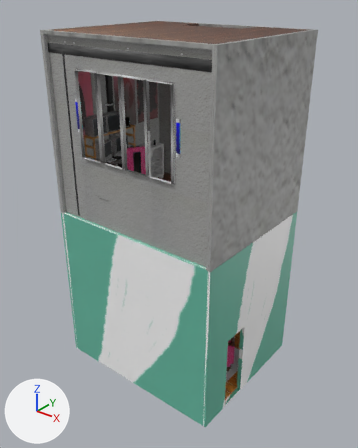
What one commit did to the OBJ model proyecto_2_T/proyecto_2_T/Models/Cuartos.obj.
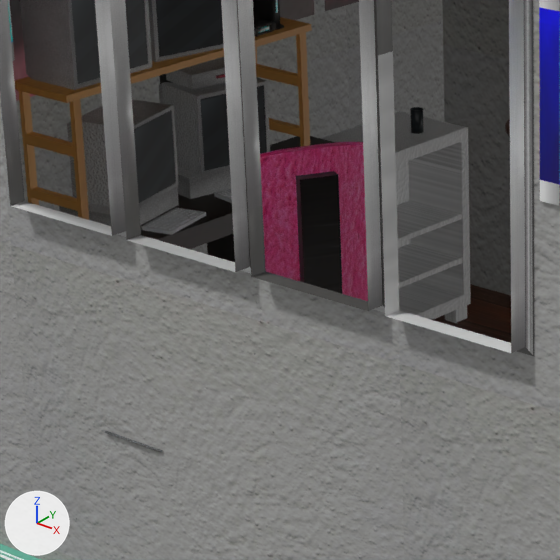
Each version is shown whole from a 50 mm camera at (7.31, -8.99, 9.47) aimed at (0.22, -0.13, 3.98), then close up on the part from 23% to 50% of the width and 27% to 49% of the height. Lighting does not change. The marker at lower left points along +X, +Y and +Z. Where no turn or scale is listed for an object, it has been applied to the vertices.

Before the edit, the objects in view are built like this:
```python
me_monitor3_cube_031 = bpy.data.meshes.new('monitor3_Cube.031')
me_monitor3_cube_031.from_pydata(...)  # 28 vertices, 52 faces; spans x -2.063..-1.677, y -0.276..0.169, z 5.504..5.881
# faces by material slot: [50, 2]
me_monitor3_cube_031.materials.append(mat_carcasa_monitor)  # picture img_carcasa_png
me_monitor3_cube_031.materials.append(mat_monitor)  # picture img_vidrio_png
me_refri_cube_037 = bpy.data.meshes.new('refri_Cube.037')
me_refri_cube_037.from_pydata(...)  # 111 vertices, 218 faces; spans x -2.019..-1.574, y 0.779..1.416, z 4.346..5.373
me_refri_cube_037.materials.append(mat_refri)  # picture img_blanco_refri_png
me_silla_cube_039 = bpy.data.meshes.new('Silla_Cube.039')
me_silla_cube_039.from_pydata(...)  # 740 vertices, 1476 faces; spans x -1.68..-0.59, y -0.89..0.11, z 4.32..5.93
# faces by material slot: [764, 712]
me_silla_cube_039.materials.append(mat_negro_plastico)  # picture img_cable_png
me_silla_cube_039.materials.append(mat_silla_tela)  # picture img_tela_rosa_png
ob_monitor3_cube_031 = bpy.data.objects.new('monitor3_Cube.031', me_monitor3_cube_031)
ob_monitor3_cube_031.location = (0.0, 0.0, 0.0)
ob_refri_cube_037 = bpy.data.objects.new('refri_Cube.037', me_refri_cube_037)
ob_refri_cube_037.location = (0.0, 0.0, 0.0)
ob_silla_cube_039 = bpy.data.objects.new('Silla_Cube.039', me_silla_cube_039)
ob_silla_cube_039.location = (0.0, 0.0, 0.0)
# also in view: 'piso_superior_Cube' at (0.14, -0.01, 4.31); 'Cube_Cube.029' at (-1.81, 0.22, 6.21); 'paredes_superior_Cube.061' at (0.15, -0.02, 6.41); 'Monitor_Cube.007' at (-1.84, -0.3, 6.31); 'CPU2_Cube.053' at (-1.84, -0.71, 5.45)
```
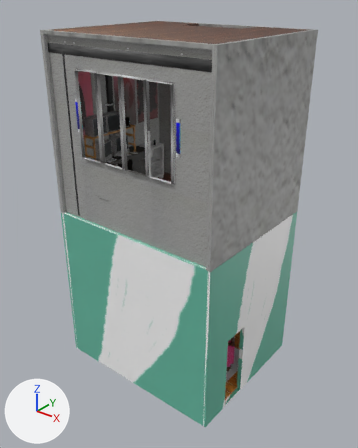
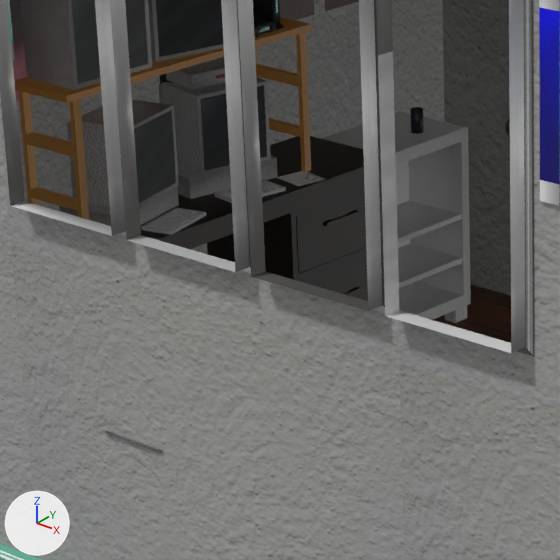
What changed in the scene script:
```text
Remove ob_silla_cube_039:
    ob_silla_cube_039 = bpy.data.objects.new('Silla_Cube.039', me_silla_cube_039)
    ob_silla_cube_039.location = (0.0, 0.0, 0.0)
```

Boxes (x1, y1, x2, y2) around the edits, measured in the close-ups (560 x 560 px):
'Silla_Cube.039', deleted: before (260, 142, 368, 301)
    faces in mat_silla_tela (picture img_tela_rosa_png): (260, 142, 368, 301)
    faces in mat_negro_plastico (picture img_cable_png): (296, 171, 342, 294)
'Escritorio_Cube.038', unchanged, uncovered by the edit: before (140, 136, 335, 262); after (140, 136, 367, 286)
'Cajon.003_Cube.050', unchanged, uncovered by the edit: after (296, 190, 366, 273)
